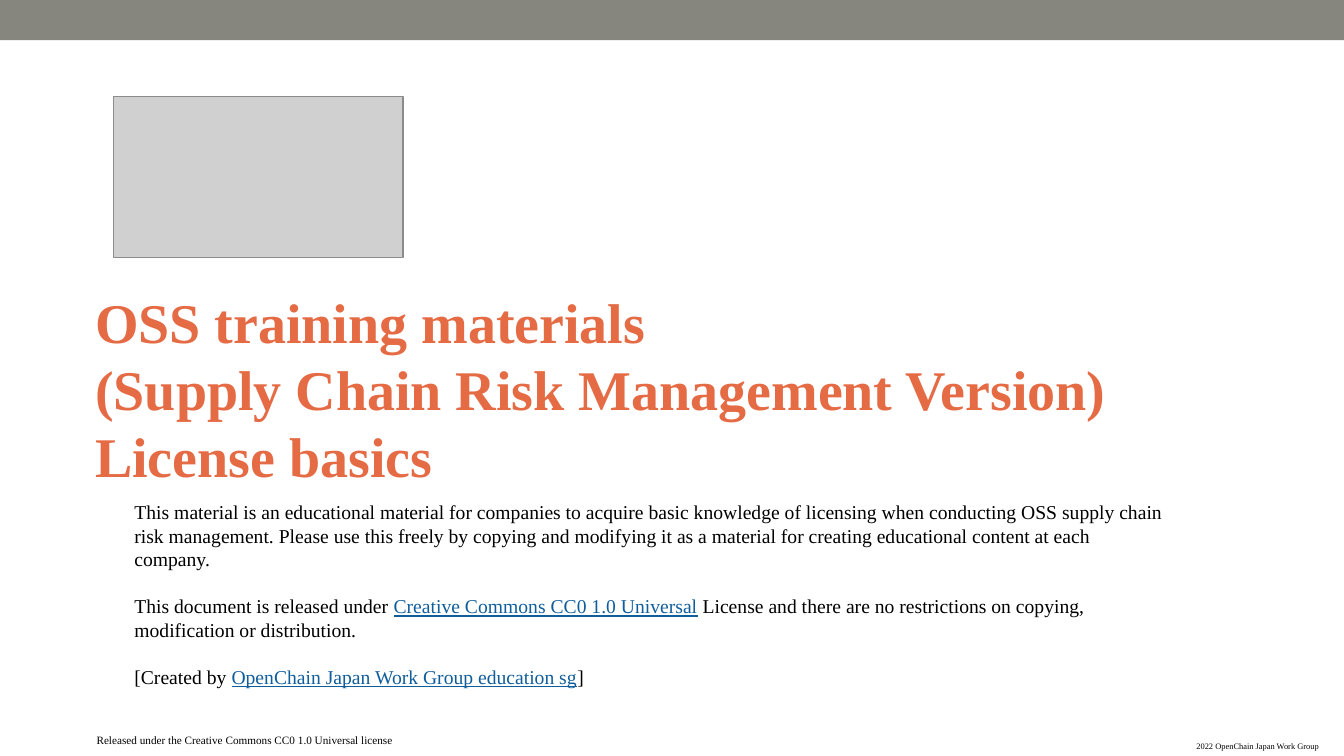
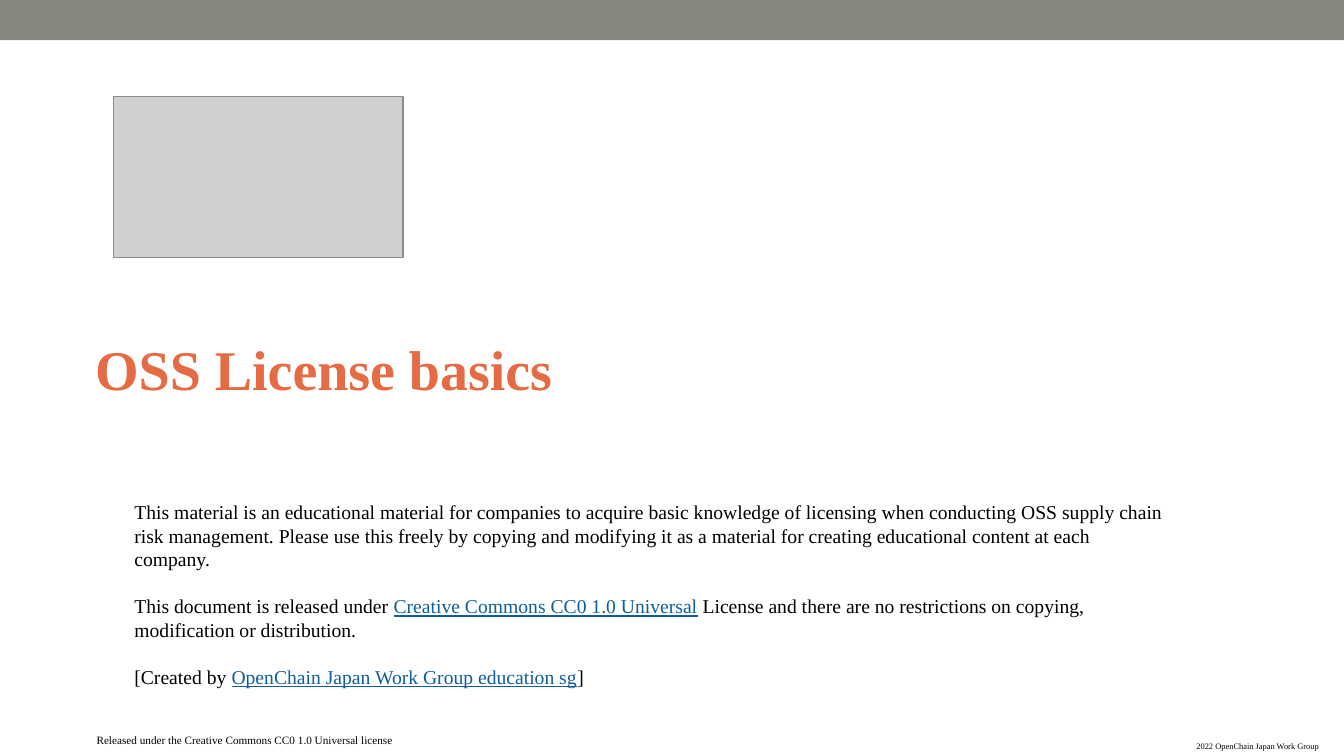
Before and after one commit to koizumistr/OpenChain-JWG, a slide deck: slide 1 of Education_Material/Training/L2_OSS_Licenses_Basics/OSS_Licenses_Basics_en.pptx. Drawn at 1344x756 pixels with LibreOffice and Linux fonts; fonts in the diff are those of the drawing; grey boxes stand for pictures; background and template pictures are left out. Boxes give left, top, right and bottom in pixels: in the first picture for what was removed or moved away, otherwise in the second. Text is boxed around its words. In the diff, an @@ line names an element or a change of style, - is before the commit and + after.

```diff
--- a/Education_Material/Training/L2_OSS_Licenses_Basics/OSS_Licenses_Basics_en.pptx
+++ b/Education_Material/Training/L2_OSS_Licenses_Basics/OSS_Licenses_Basics_en.pptx
@@ text at (x1=95, y1=351, x2=552, y2=391): text changed @@
-OSS training materials
-(Supply Chain Risk Management Version)
-License basics
+OSS License basics
```
Also in this commit, not shown: 6 other files.
